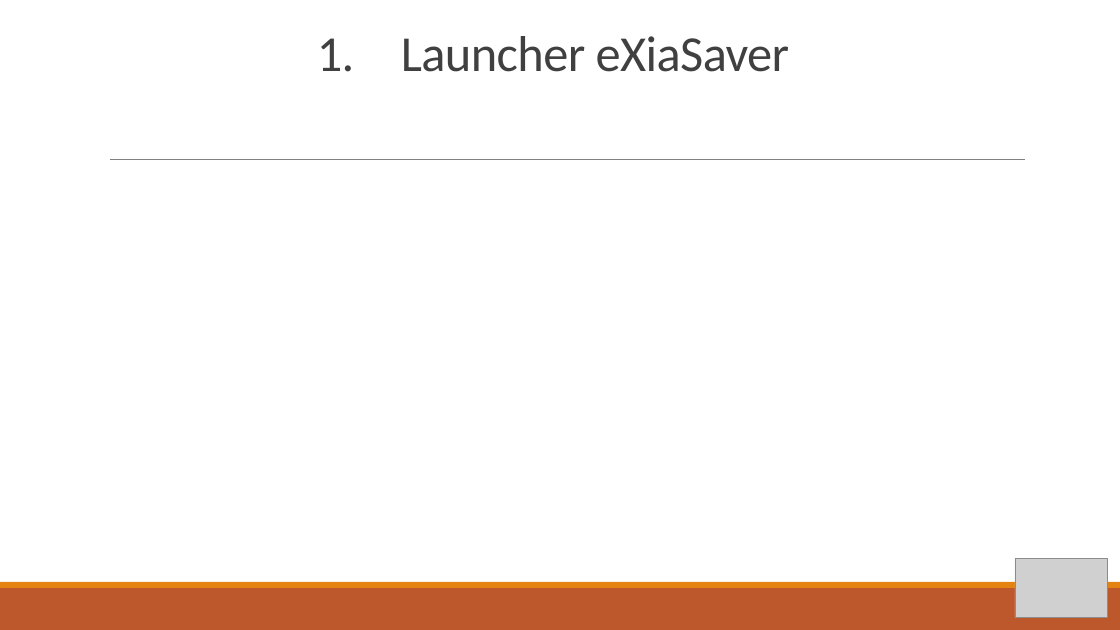
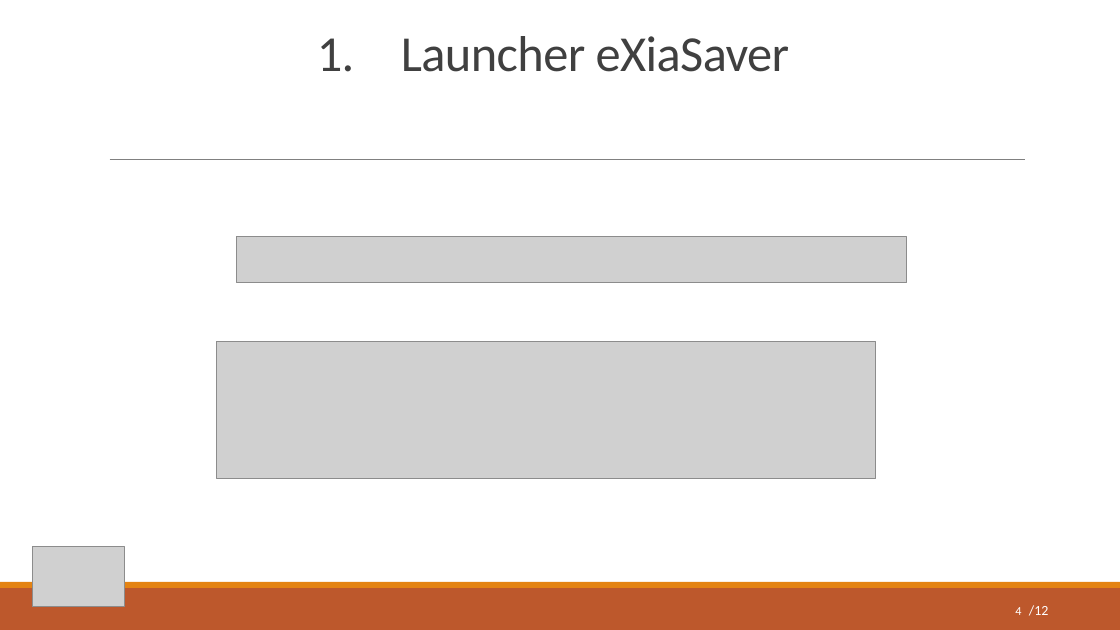
Before and after one commit to pierredumangin/Projet-eXiaSaver, a slide deck: slide 4 of PPT eXiaSaver.pptx (slide 3 before the commit). Drawn at 1120x630 pixels with LibreOffice and Linux fonts; fonts in the diff are those of the drawing; grey boxes stand for pictures. Boxes give left, top, right and bottom in pixels: in the first picture for what was removed or moved away, otherwise in the second. Text is boxed around its words. In the diff, an @@ line names an element or a change of style, - is before the commit and + after.

```diff
--- a/PPT eXiaSaver.pptx
+++ b/PPT eXiaSaver.pptx
@@ picture added at (x1=236, y1=237, x2=907, y2=283) @@
@@ picture added at (x1=217, y1=341, x2=876, y2=478) @@
@@ picture moved from (x1=1015, y1=558, x2=1107, y2=618) to (x1=32, y1=547, x2=124, y2=607) @@
@@ page number added at (x1=1015, y1=607, x2=1021, y2=615), 10.5 pt, text #FFFFFF @@
+4
@@ text added at (x1=1029, y1=605, x2=1049, y2=616), 12 pt, text #FFFFFF @@
+/12
```
Also in this commit, not shown: 7 other slides changed, 4 slides added, 1 slide removed.
